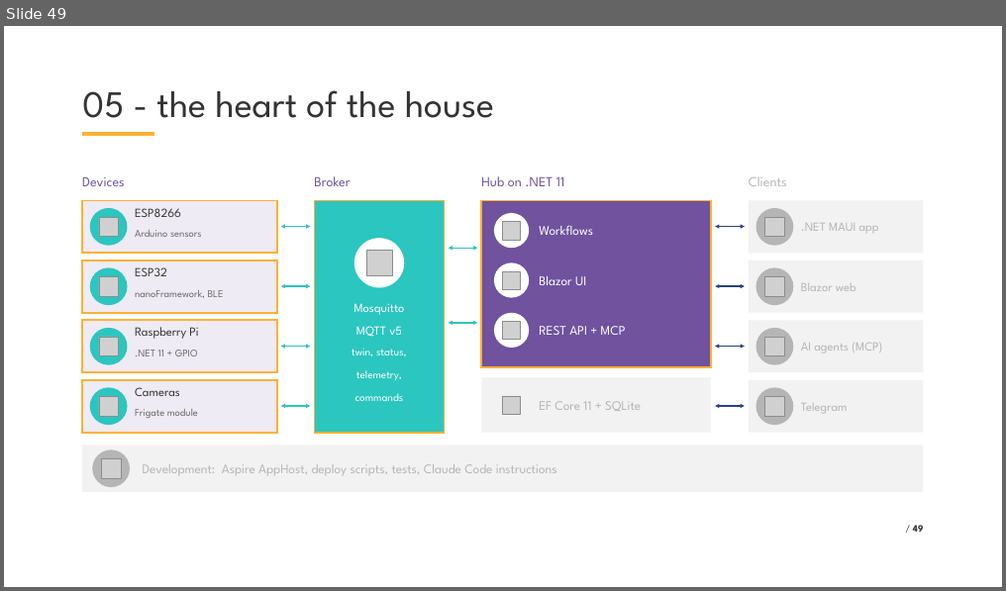
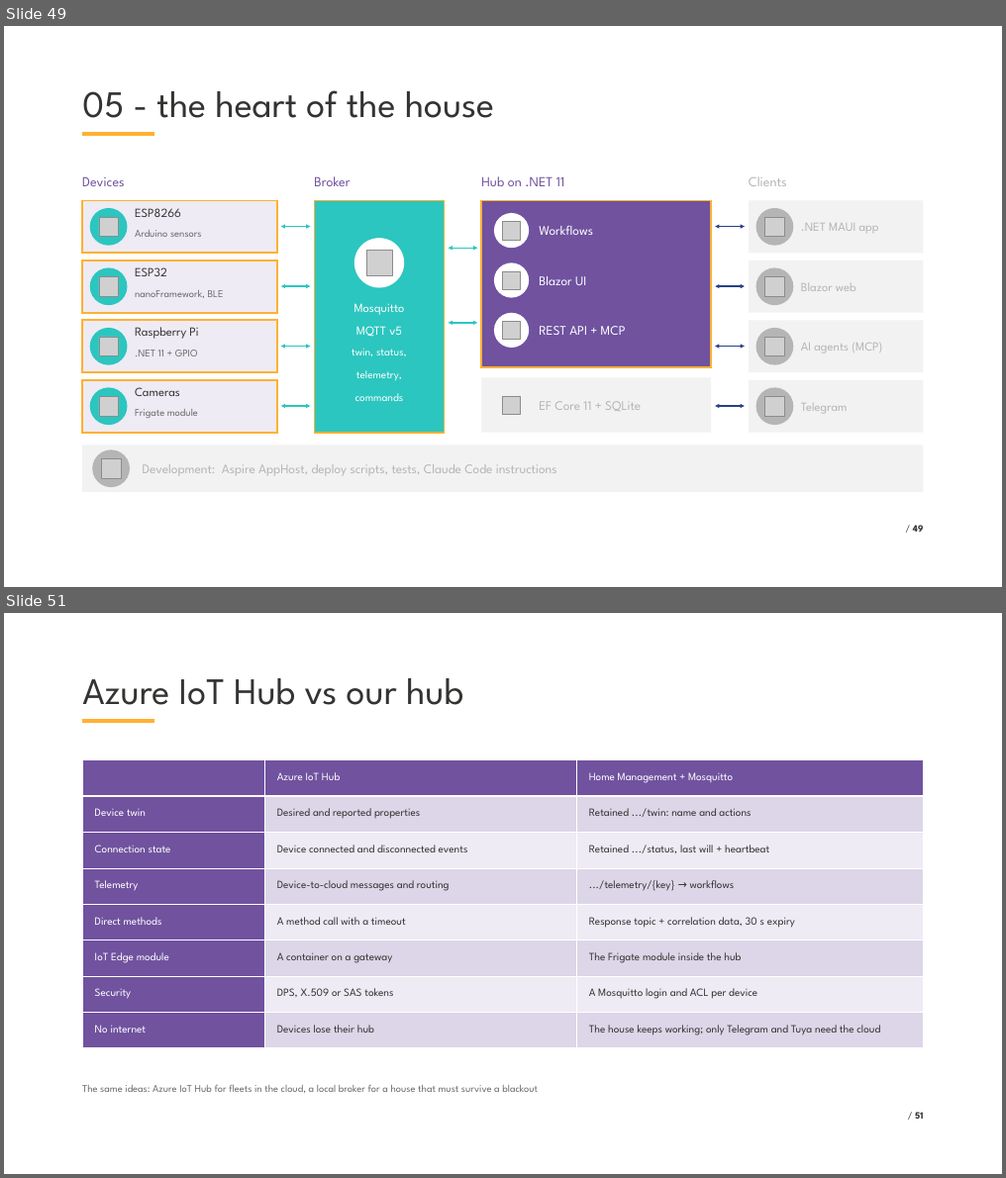
Before and after one commit to VladislavAntonyuk/HomeManagement, a slide deck: .NET Conf 2026 - Ukraine.pptx. Shown one above the other, each under a label of ours: slide 49 before the commit, slides 49 and 51 after it; the slides between them are not shown. The pictures are 1006x591 and 1006x1178 pixels, drawn with LibreOffice and Linux fonts; fonts in the diff are those of the drawing; grey boxes stand for pictures; background and template pictures are left out. Boxes give left, top, right and bottom in pixels: in the first picture for what was removed or moved away, otherwise in the second. Text is boxed around its words. In the diff, an @@ line names an element or a change of style, - is before the commit and + after.

```diff
--- a/.NET Conf 2026 - Ukraine.pptx
+++ b/.NET Conf 2026 - Ukraine.pptx
@@ slide 51 added at bbox=[4, 613, 1002, 1174], background #FFFFFF; not listed: 1 template element that a slide beside it also shows @@
@@ title added at bbox=[82, 678, 463, 705], 54 pt, text #333332 @@
+Azure IoT Hub vs our hub
@@ table added at bbox=[82, 761, 923, 1049], 8 rows, 3 columns @@
+ | Azure IoT Hub | Home Management + Mosquitto
+Device twin | Desired and reported properties | Retained .../twin: name and actions
+Connection state | Device connected and disconnected events | Retained .../status, last will + heartbeat
+Telemetry | Device-to-cloud messages and routing | .../telemetry/{key} → workflows
+Direct methods | A method call with a timeout | Response topic + correlation data, 30 s expiry
+IoT Edge module | A container on a gateway | The Frigate module inside the hub
+Security | DPS, X.509 or SAS tokens | A Mosquitto login and ACL per device
+No internet | Devices lose their hub | The house keeps working; only Telegram and Tuya need the cloud
@@ text added at bbox=[82, 1085, 538, 1093], 15 pt, text #6B6B6B @@
+The same ideas: Azure IoT Hub for fleets in the cloud, a local broker for a house that must survive a blackout
@@ page number added at bbox=[915, 1112, 923, 1119], 14 pt, text #333332, bold @@
+/ 51
```
Also in this commit, not shown: 4 slides changed, 4 other slides added, 18 other files.
